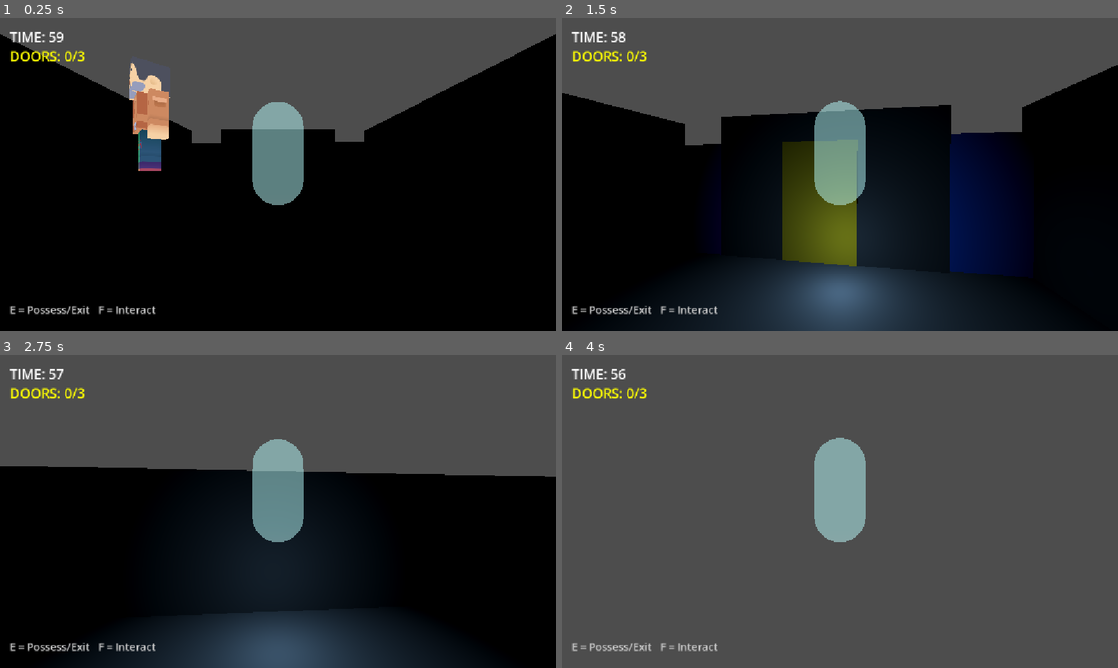
Above: before the commit, frames 1-4 (two rows, left to right).
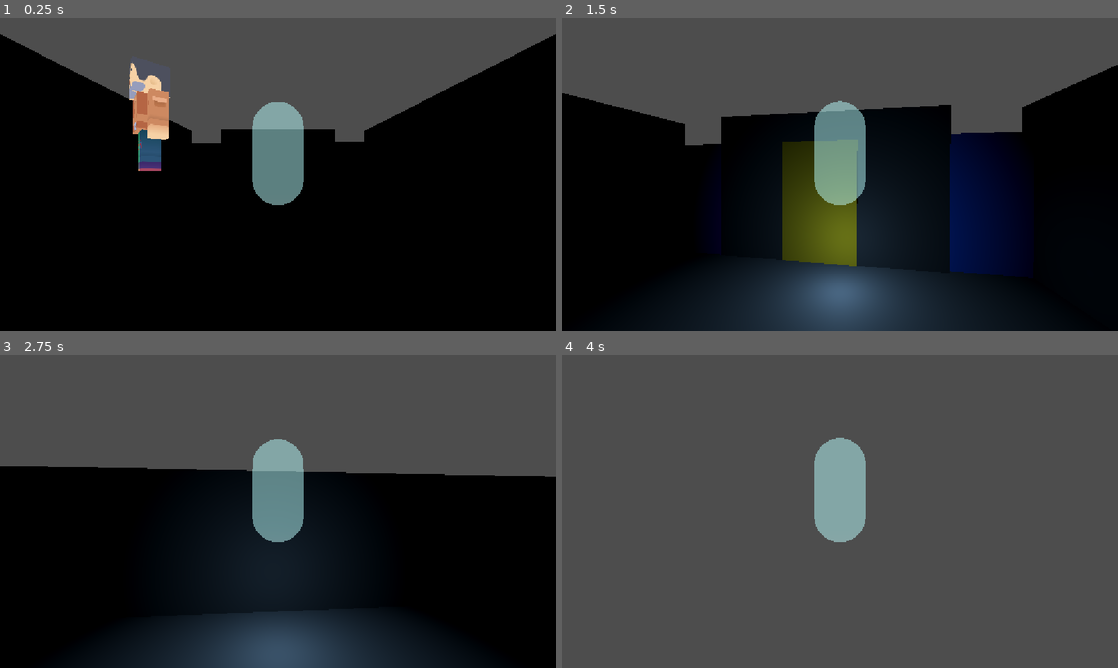
Above: after the commit, the same moments.

Repository: GhostShiftDev/ghost-shift
Game: Godot game, scene res://main.tscn
The game is run twice, just before and just after one commit, with the same random seed, the same clock (stepped at 60 frames per second) and the same inputs.
Inputs (mouse positions are in pixels of both pictures, inside the frame that each line leads up to):
- Up to frame 1 (0.25 s): no input
- Up to frame 2 (1.5 s): tap Enter (ui_accept) at 0.5, 0.77 s; move the mouse to (867, 174) at 0.52 s; hold W (move_forward) from 0.53 s (still down); tap F at 0.6, 1.35 s; move the mouse to (812, 174) at 1.27 s
- Up to frame 3 (2.75 s): keep holding W (move_forward); tap Enter (ui_accept) at 1.52 s; move the mouse to (289, 505) at 2.02 s; tap E at 2.1 s; tap F at 2.3 s
- Up to frame 4 (4 s): keep holding W (move_forward); move the mouse to (834, 517) at 2.77 s; tap F at 2.85, 3.6 s; tap Enter (ui_accept) at 3.02, 3.77 s; move the mouse to (878, 514) at 3.52 s

The runs differ from the first frame. In frame 1, 0.8% of the frame differs, in the area x 1-28%, y 4-95%; in frame 2, 0.8%; in frame 3, 0.8%; in frame 4, 0.7%.
Error after the commit: Parse Error: Cannot find member "PRESET_BOTTOM_CENTER" in base "Control". (res://hud.gd:55)

Commit message:
fix all 4 bugs: collision layers, F key, role HUD, third-person camera

Diff:
--- a/ghost-shift/door.gd
+++ b/ghost-shift/door.gd
@@ -44,13 +44,10 @@
 func _wrong_feedback():
 	is_animating = true
 	var start_x = position.x
-	# Flash red
 	var red_mat = StandardMaterial3D.new()
 	red_mat.albedo_color = Color(1.0, 0.0, 0.0)
 	mesh.set_surface_override_material(0, red_mat)
-	# Show floating label above the door
 	wrong_label.visible = true
-	# Shake
 	var tween = create_tween()
 	tween.tween_property(self, "position:x", start_x + 0.15, 0.05)
 	tween.tween_property(self, "position:x", start_x - 0.15, 0.05)
--- a/ghost-shift/ghost.gd
+++ b/ghost-shift/ghost.gd
@@ -14,8 +14,10 @@
 	if event is InputEventMouseMotion:
 		rotate_y(-event.relative.x * MOUSE_SENSITIVITY)
 		camera_pivot.rotate_x(-event.relative.y * MOUSE_SENSITIVITY)
-		camera_pivot.rotation.x = clamp(camera_pivot.rotation.x, deg_to_rad(-80), deg_to_rad(80))
-
+		camera_pivot.rotation.x = clamp(
+			camera_pivot.rotation.x,
+			deg_to_rad(-80), deg_to_rad(80)
+		)
 	if event is InputEventKey and event.pressed:
 		if event.keycode == KEY_ESCAPE:
 			Input.set_mouse_mode(Input.MOUSE_MODE_VISIBLE)
@@ -50,16 +52,17 @@
 		nearby_npc = null
 
 func _physics_process(delta):
-	var input_dir = Input.get_vector("move_left", "move_right", "move_forward", "move_back")
-	var direction = (transform.basis * Vector3(input_dir.x, 0, input_dir.y)).normalized()
-
+	var input_dir = Input.get_vector(
+		"move_left", "move_right", "move_forward", "move_back"
+	)
+	var direction = (
+		transform.basis * Vector3(input_dir.x, 0, input_dir.y)
+	).normalized()
 	var vertical = 0.0
 	if Input.is_action_pressed("ui_accept"):
 		vertical = 1.0
 	if Input.is_action_pressed("move_down"):
 		vertical = -1.0
-
 	velocity = direction * FLY_SPEED
 	velocity.y = vertical * FLY_SPEED
-
 	move_and_slide()
--- a/ghost-shift/hud.gd
+++ b/ghost-shift/hud.gd
@@ -49,6 +49,18 @@
 	hint_label.text = "E = Possess/Exit   F = Interact"
 	root.add_child(hint_label)
 
+	# Role display — shown when possessing an NPC
+	var role_display = Label.new()
+	role_display.name = "RoleDisplay"
+	role_display.set_anchors_preset(Control.PRESET_BOTTOM_CENTER)
+	role_display.position = Vector2(-150, -110)
+	role_display.add_theme_font_size_override("font_size", 28)
+	role_display.add_theme_color_override("font_color", Color.WHITE)
+	role_display.horizontal_alignment = HORIZONTAL_ALIGNMENT_CENTER
+	role_display.visible = false
+	role_display.text = ""
+	root.add_child(role_display)
+
 	# Result label — center screen, hidden until game ends
 	result_label = Label.new()
 	result_label.set_anchors_preset(Control.PRESET_CENTER)
@@ -91,3 +103,26 @@
 		result_label.add_theme_color_override("font_color", Color.RED)
 	await get_tree().create_timer(3.0).timeout
 	get_tree().reload_current_scene()
+
+func show_role(role: String):
+	var d = get_node_or_null("RoleDisplay")
+	if not d:
+		# Fallback if node path differs — search by name
+		for child in get_children():
+			if child is Control:
+				d = child.get_node_or_null("RoleDisplay")
+				break
+	if d:
+		match role:
+			"guard":     d.add_theme_color_override("font_color", Color(0.3, 0.5, 1.0))
+			"janitor":   d.add_theme_color_override("font_color", Color(1.0, 0.85, 0.1))
+			"executive": d.add_theme_color_override("font_color", Color(0.7, 0.2, 1.0))
+		d.text = "YOU ARE: " + role.to_upper() + "\n[F] Open door    [E] Exit body"
+		d.visible = true
+
+func hide_role():
+	for child in get_children():
+		if child is Control:
+			var d = child.get_node_or_null("RoleDisplay")
+			if d:
+				d.visible = false
--- a/ghost-shift/npc.gd
+++ b/ghost-shift/npc.gd
@@ -5,7 +5,7 @@
 const MOUSE_SENSITIVITY = 0.003
 const PATROL_SPEED = 1.8
 const PATROL_WAIT_TIME = 2.0
-const PATROL_RANGE = 5.0
+const PATROL_RANGE = 4.0
 const RAGDOLL_RESET_TIME = 3.0
 
 var gravity = ProjectSettings.get_setting("physics/3d/default_gravity")
@@ -31,7 +31,18 @@
 
 func _ready():
 	camera.current = false
+	# Bug 4 fix: force camera behind the character in code
+	# regardless of what's set in the scene file
+	camera.position = Vector3(0, 0.5, -4)
+	camera_pivot.position = Vector3(0, 1.6, 0)
+
+	# Bug 1 fix: guarantee NPC collides with layer 1 (walls + doors)
+	set_collision_layer_value(1, true)
+	set_collision_mask_value(1, true)
+
+	# Bug 3 fix: never show world-space label — role shown in HUD instead
 	role_label.visible = false
+
 	add_to_group("npc")
 	patrol_origin = global_position
 	_pick_new_patrol_target()
@@ -56,7 +67,6 @@
 
 func _apply_role_visuals():
 	role_label.text = role.to_upper()
-	# Role color for label
 	var role_color: Color
 	match role:
 		"guard":
@@ -68,16 +78,13 @@
 		_:
 			role_color = Color(1.0, 1.0, 1.0)
 	role_label.modulate = role_color
-	# Apply a subtle color tint to the mesh while keeping Kenney texture
 	if character_mesh:
 		var mat = character_mesh.get_active_material(0)
 		if mat == null:
 			mat = StandardMaterial3D.new()
 		else:
-			# Duplicate so we don't modify the shared resource
 			mat = mat.duplicate()
 		if mat is StandardMaterial3D:
-			# Subtle tint — not full color override, keeps the texture visible
 			mat.albedo_color = Color(
 				role_color.r * 0.6 + 0.4,
 				role_color.g * 0.6 + 0.4,
@@ -87,12 +94,13 @@
 		character_mesh.set_surface_override_material(0, mat)
 
 func _pick_new_patrol_target():
+	# Tighter clamp — keeps NPCs well inside room boundaries away from doors
 	var rand_x = randf_range(-PATROL_RANGE, PATROL_RANGE)
 	var rand_z = randf_range(-PATROL_RANGE, PATROL_RANGE)
 	patrol_target = Vector3(
-		clamp(patrol_origin.x + rand_x, -8.0, 8.0),
+		clamp(patrol_origin.x + rand_x, -6.0, 6.0),
 		patrol_origin.y,
-		clamp(patrol_origin.z + rand_z, -8.0, 8.0)
+		clamp(patrol_origin.z + rand_z, -6.0, 6.0)
 	)
 	is_waiting = false
 
@@ -105,14 +113,20 @@
 	if character_mesh:
 		character_mesh.rotation.z = 0.0
 		character_mesh.rotation.x = 0.0
-	role_label.visible = true
+	# Bug 3 fix: tell HUD which role we are instead of showing world label
+	var hud = get_tree().get_first_node_in_group("hud")
+	if hud and hud.has_method("show_role"):
+		hud.show_role(role)
 	Input.set_mouse_mode(Input.MOUSE_MODE_CAPTURED)
 
 func unpossess():
 	is_possessed = false
 	camera.current = false
 	controlling_ghost = null
-	role_label.visible = false
+	# Tell HUD to hide role label
+	var hud = get_tree().get_first_node_in_group("hud")
+	if hud and hud.has_method("hide_role"):
+		hud.hide_role()
 	_start_ragdoll()
 
 func _start_ragdoll():
@@ -134,7 +148,9 @@
 		tween.tween_property(character_mesh, "rotation:x", 0.0, 0.3)
 	_pick_new_patrol_target()
 
-func _unhandled_input(event):
+# Bug 2 fix: use _input() not _unhandled_input() so F key always fires
+# when possessed, regardless of other nodes consuming events
+func _input(event):
 	if not is_possessed:
 		return
 	if event is InputEventMouseMotion:
@@ -151,6 +167,9 @@
 		if event.keycode == KEY_F:
 			if nearby_door:
 				nearby_door.try_open(role)
+			else:
+				# Debug — remove after confirming F works
+				print("F pressed but no nearby_door — are you standing at a door?")
 
 func _physics_process(delta):
 	if is_ragdoll:
@@ -165,11 +184,9 @@
 		if ragdoll_timer >= RAGDOLL_RESET_TIME:
 			_stand_back_up()
 		return
-
 	if is_possessed:
 		_possessed_movement(delta)
 		return
-
 	_patrol_movement(delta)
 
 func _patrol_movement(delta):
@@ -184,7 +201,9 @@
 		if patrol_wait_timer <= 0.0:
 			_pick_new_patrol_target()
 	else:
-		var target_flat = Vector3(patrol_target.x, global_position.y, patrol_target.z)
+		var target_flat = Vector3(
+			patrol_target.x, global_position.y, patrol_target.z
+		)
 		var dir = (target_flat - global_position)
 		var dist = dir.length()
 		if dist < 0.5:
@@ -206,7 +225,9 @@
 	var input_dir = Input.get_vector(
 		"move_left", "move_right", "move_forward", "move_back"
 	)
-	var direction = (transform.basis * Vector3(input_dir.x, 0, input_dir.y)).normalized()
+	var direction = (
+		transform.basis * Vector3(input_dir.x, 0, input_dir.y)
+	).normalized()
 	if direction:
 		velocity.x = direction.x * SPEED
 		velocity.z = direction.z * SPEED
